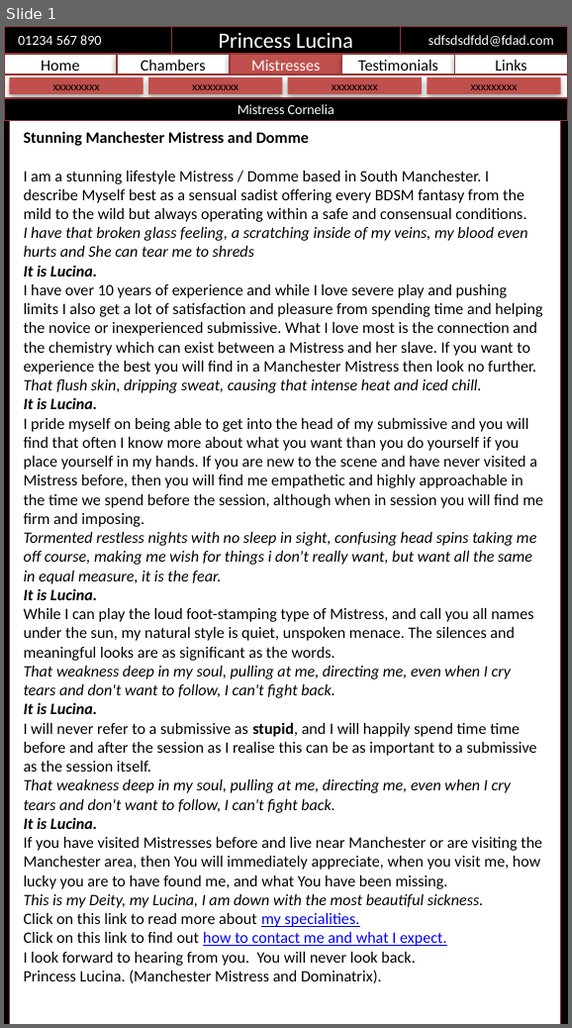
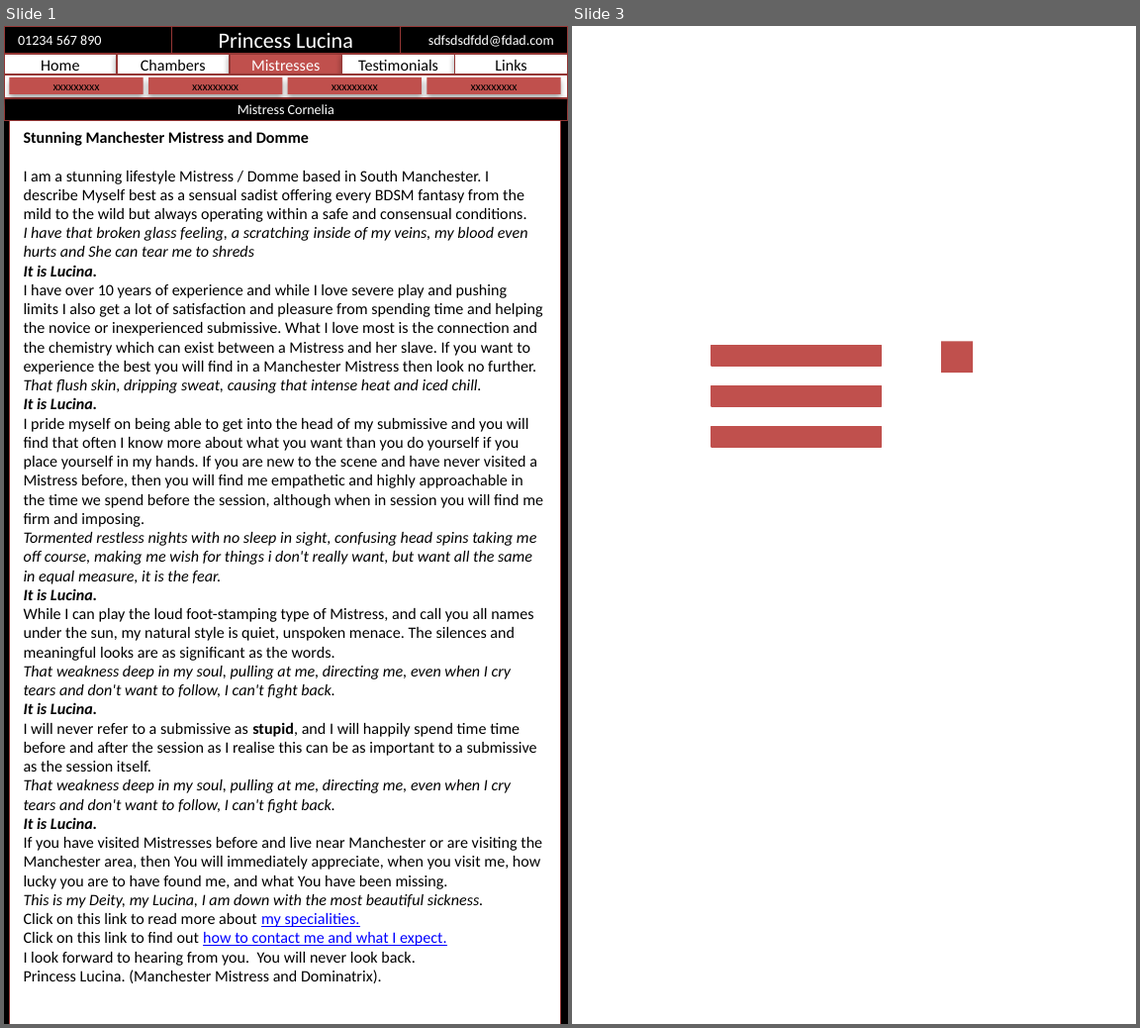
Before and after one commit to sevire/old-j2ee-projects-01, a slide deck: lda-v03/trunk/documents/MockUps.pptx. Shown side by side, each under a label of ours: slide 1 before the commit, slides 1 and 3 after it; the slides between them are not shown. The pictures are 572x1028 and 1140x1028 pixels, drawn with LibreOffice and Linux fonts; fonts in the diff are those of the drawing. Boxes give left, top, right and bottom in pixels: in the first picture for what was removed or moved away, otherwise in the second. Text is boxed around its words. In the diff, an @@ line names an element or a change of style, - is before the commit and + after.

```diff
--- a/lda-v03/trunk/documents/MockUps.pptx
+++ b/lda-v03/trunk/documents/MockUps.pptx
@@ slide 3 added at bbox=[572, 26, 1136, 1024], background #FFFFFF @@
@@ rectangle added at bbox=[713, 346, 881, 366], fill #C0504D, outline #C0504D 0.75 pt @@
@@ rectangle added at bbox=[941, 341, 973, 372], fill #C0504D @@
@@ rectangle added at bbox=[713, 385, 881, 405], fill #C0504D, outline #C0504D 0.75 pt @@
@@ rectangle added at bbox=[713, 427, 881, 447], fill #C0504D, outline #C0504D 0.75 pt @@
```
Also in this commit, not shown: 1 other slide added, 1 slide removed, 27 other files.
